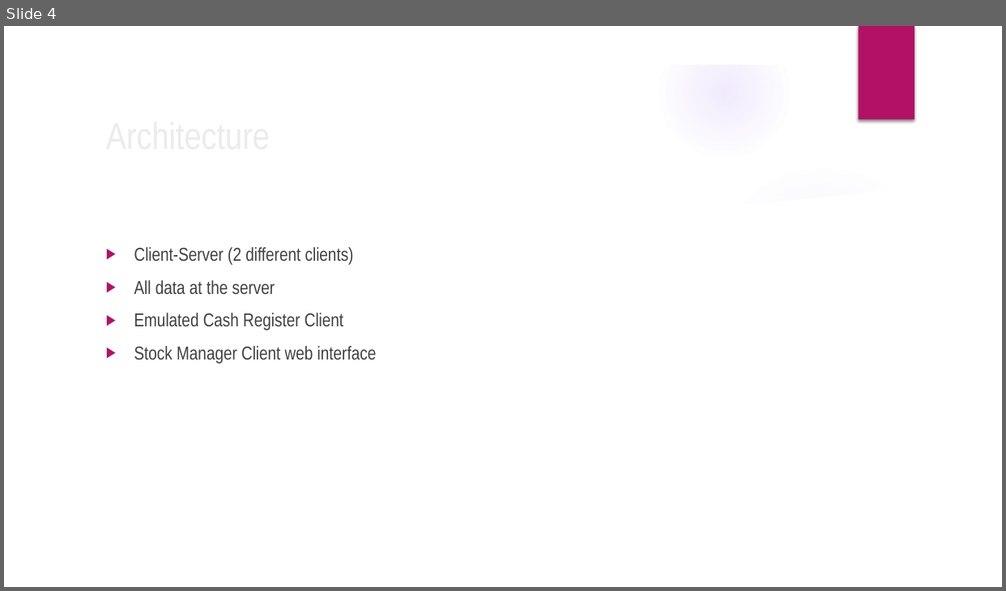
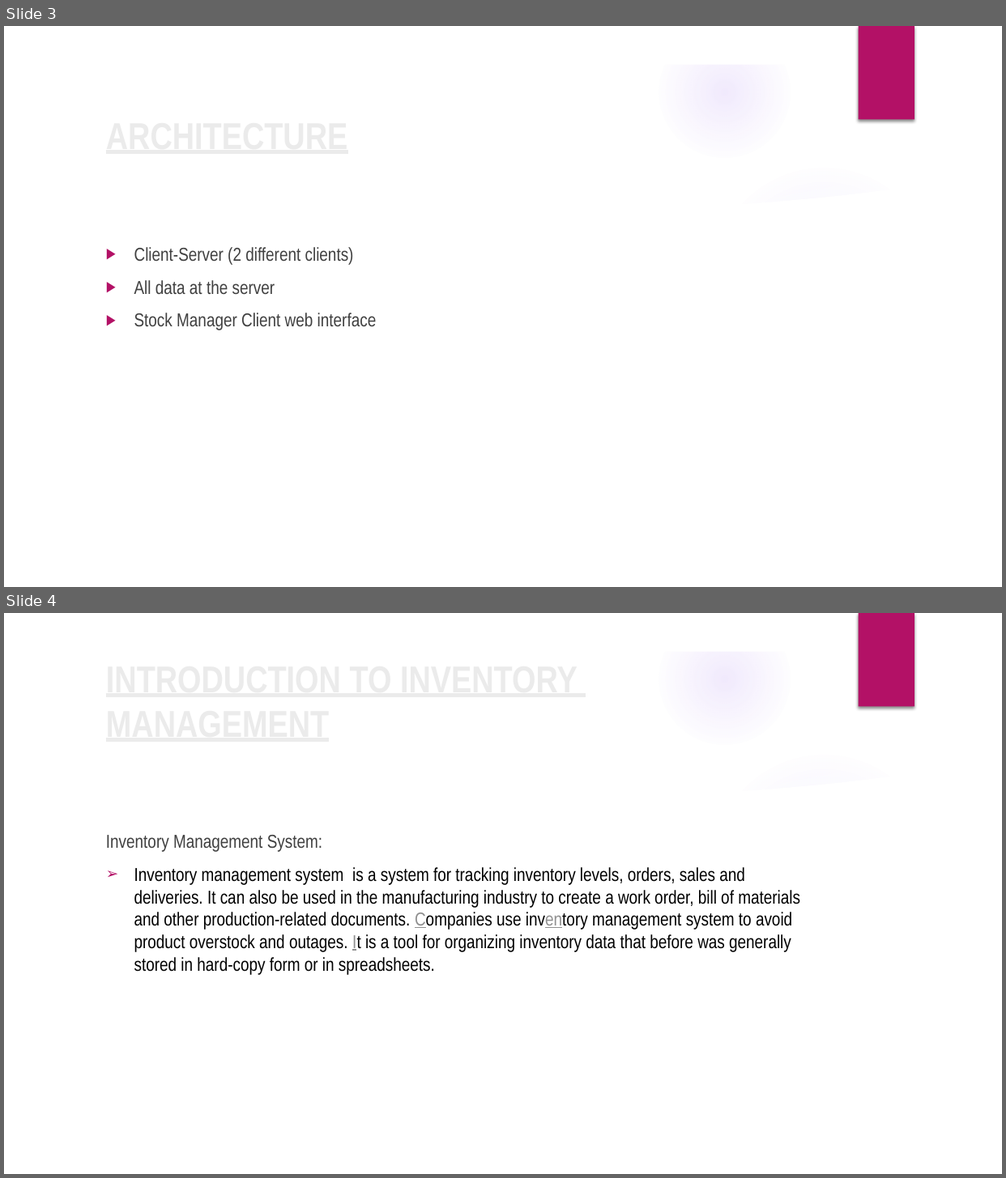
Before and after one commit to goreshankar14/AviationInstrumentManagementSystem, a slide deck: PPT.pptx. Shown one above the other, each under a label of ours: slide 4 before the commit, slides 3 and 4 after it. The pictures are 1006x591 and 1006x1178 pixels, drawn with LibreOffice and Linux fonts; fonts in the diff are those of the drawing; background and template pictures are left out. Boxes give left, top, right and bottom in pixels: in the first picture for what was removed or moved away, otherwise in the second. Text is boxed around its words. In the diff, an @@ line names an element or a change of style, - is before the commit and + after.

```diff
--- a/PPT.pptx
+++ b/PPT.pptx
@@ slide 4 added at (4, 613, 1002, 1174), background picture (left out); not listed: 9 template elements that a slide beside it also shows @@
@@ title added at (106, 835, 262, 852), 36 pt, text #EBEBEB, bold, underline @@
+INTRODUCTION TO INVENTORY MANAGEMENT
@@ text added at (134, 835, 800, 975), 18 pt, text #000000 @@
+Inventory Management System:
+➢ Inventory management system is a system for tracking inventory levels, orders, sales and deliveries. It can also be used in the manufacturing industry to create a work order, bill of materials and other production-related documents. Companies use inventory management system to avoid product overstock and outages. It is a tool for organizing inventory data that before was generally stored in hard-copy form or in spreadsheets.
@@ what was slide 4 is now slide 3 @@
@@ slide 3 changed as well @@
@@ title at (98, 105, 816, 163): text changed; bold on @@
-Architecture
+ARCHITECTURE
@@ text at (134, 313, 343, 331): paragraph removed @@
-▶ Emulated Cash Register Client
```
Also in this commit, not shown: 3 other slides changed, 4 other slides added, 1 slide removed.
